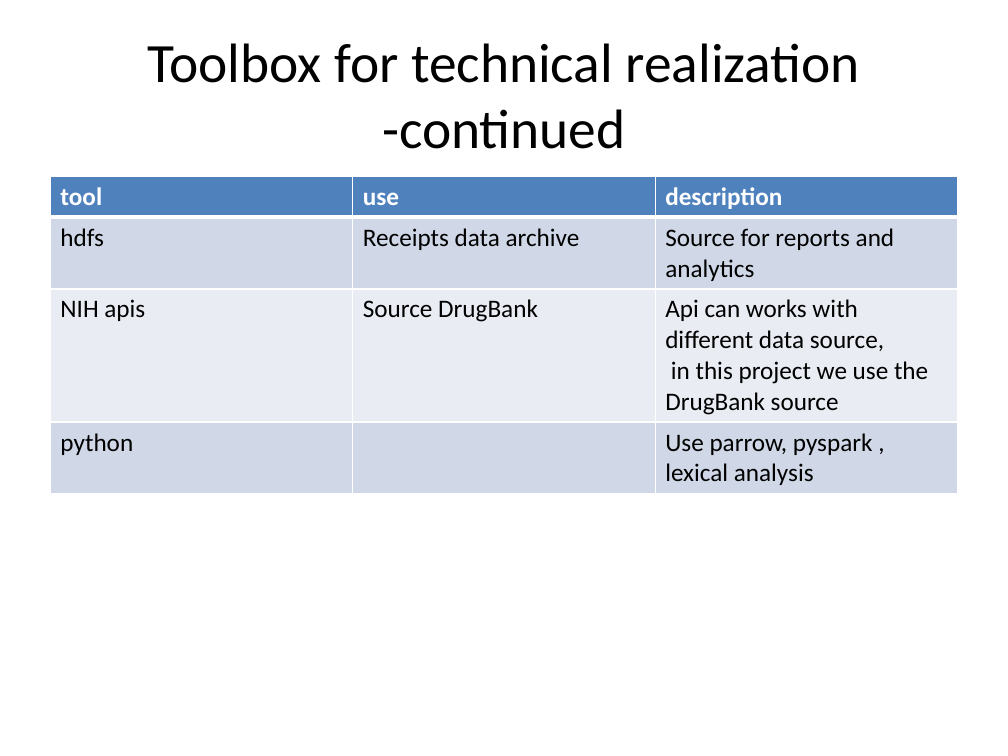
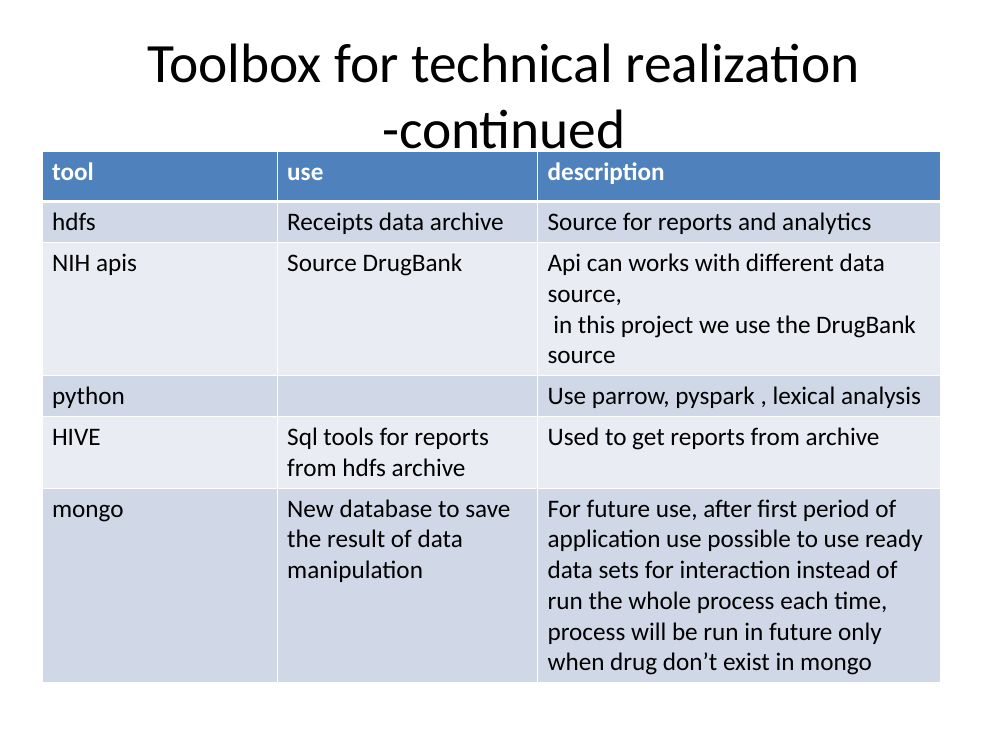
Before and after one commit to katkovOlga/nayaProject, a slide deck: slide 10 of FinalProject.pptx. Drawn at 1008x756 pixels with LibreOffice and Linux fonts; fonts in the diff are those of the drawing. Boxes give left, top, right and bottom in pixels: in the first picture for what was removed or moved away, otherwise in the second. Text is boxed around its words. In the diff, an @@ line names an element or a change of style, - is before the commit and + after.

```diff
--- a/FinalProject.pptx
+++ b/FinalProject.pptx
@@ table at <box>42,151,940,679</box> @@
+row 5: HIVE | Sql tools for reports from hdfs archive | Used to get reports from archive
+row 6: mongo | New database to save the result of data manipulation | For future use, after first period of application use possible to use ready data sets for interaction instead of run the whole process each time, process will be run in future only when drug don’t exist in mongo
@@ table: place and size @@
-table at <box>50,176,958,490</box>
+table at <box>42,151,940,679</box>
```
Also in this commit, not shown: 5 other slides changed, 1 other file.
